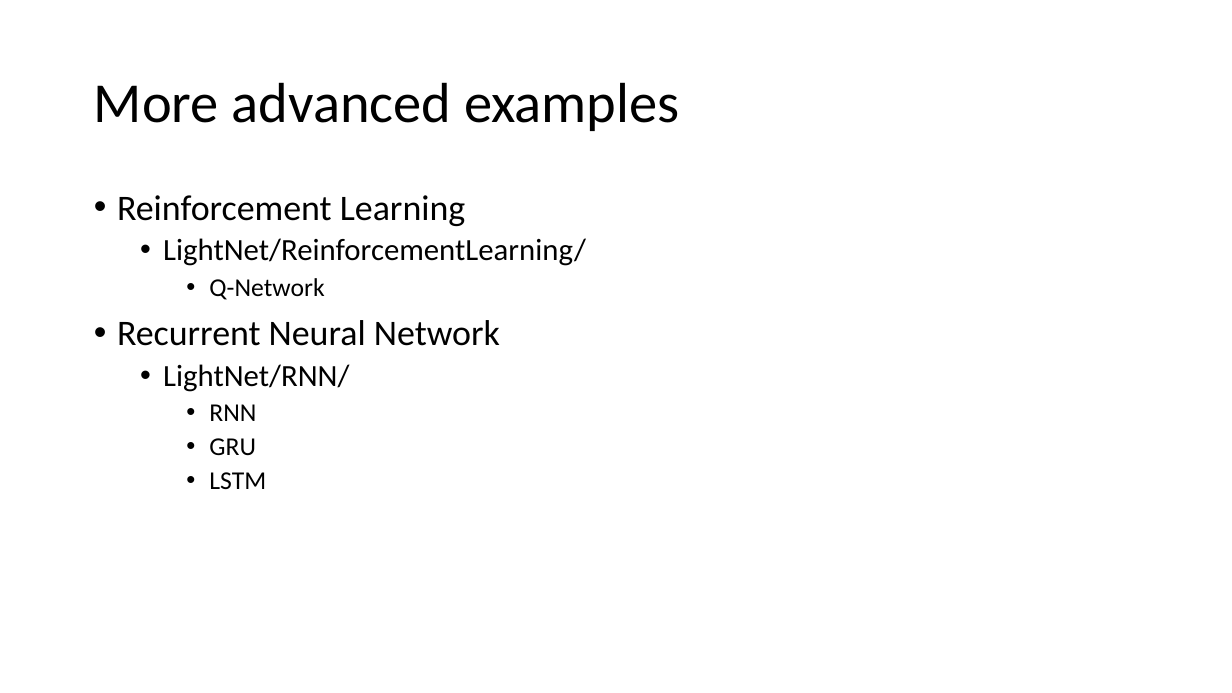
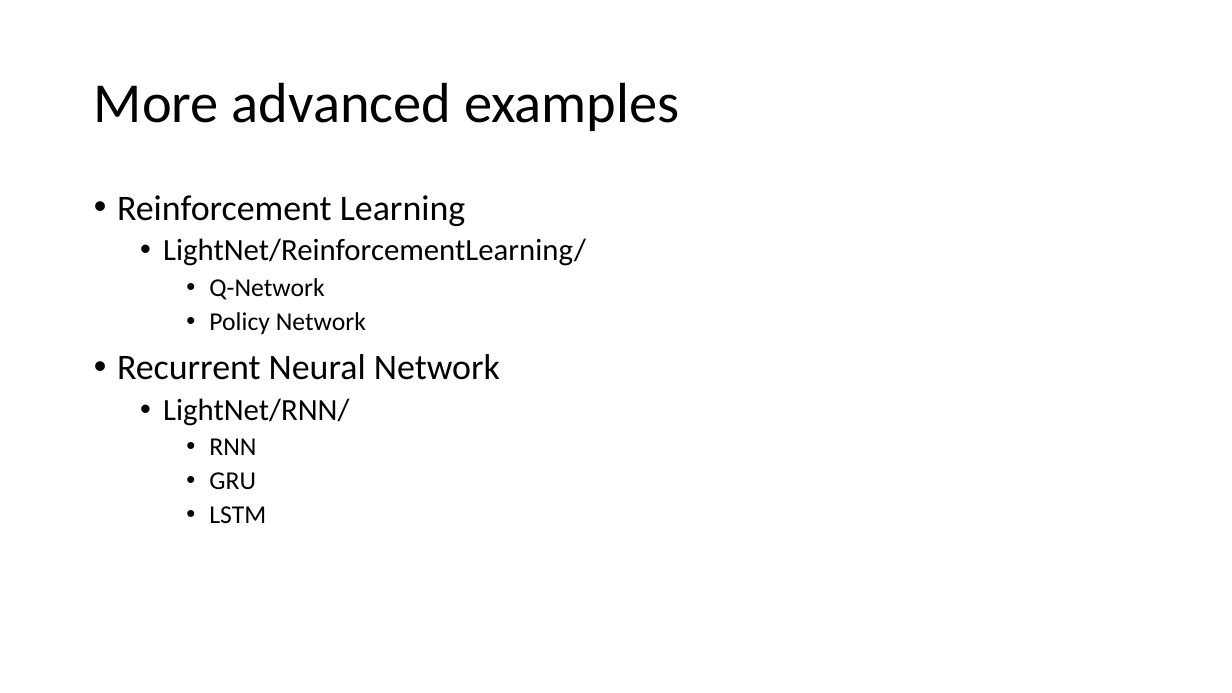
Before and after one commit to katsuyoo/LightNet, a slide deck: slide 10 of Documentations/LightNet Tutorial.pptx. Drawn at 1232x693 pixels with LibreOffice and Linux fonts; fonts in the diff are those of the drawing. Boxes give left, top, right and bottom in pixels: in the first picture for what was removed or moved away, otherwise in the second. Text is boxed around its words. In the diff, an @@ line names an element or a change of style, - is before the commit and + after.

Commit message:
PolicyNetwork

```diff
--- a/Documentations/LightNet Tutorial.pptx
+++ b/Documentations/LightNet Tutorial.pptx
@@ text at [209,312,366,334]: paragraph added @@
+    • Policy Network
```
Also in this commit, not shown: 1 other slide changed, 6 other files.
